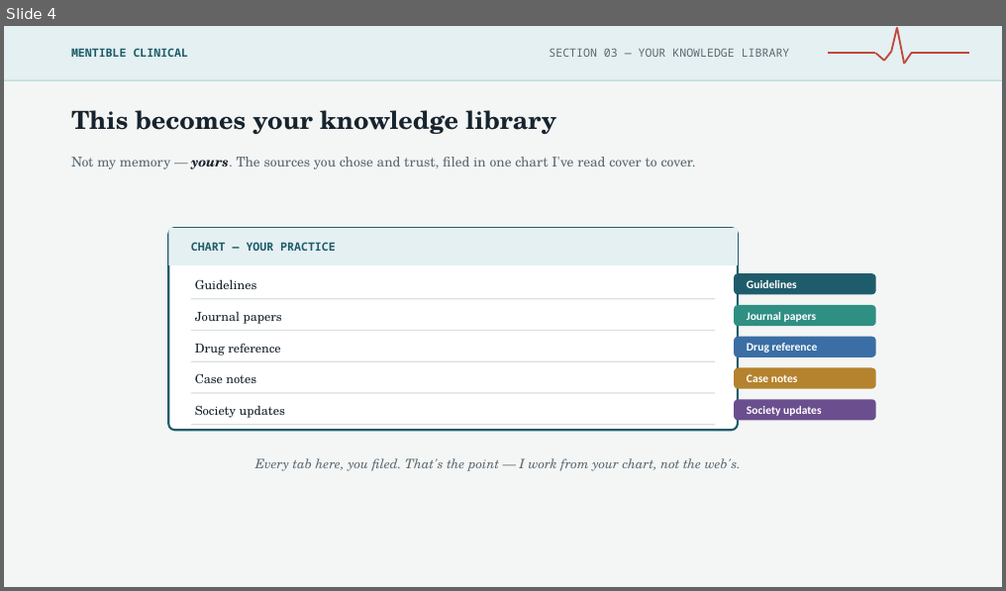
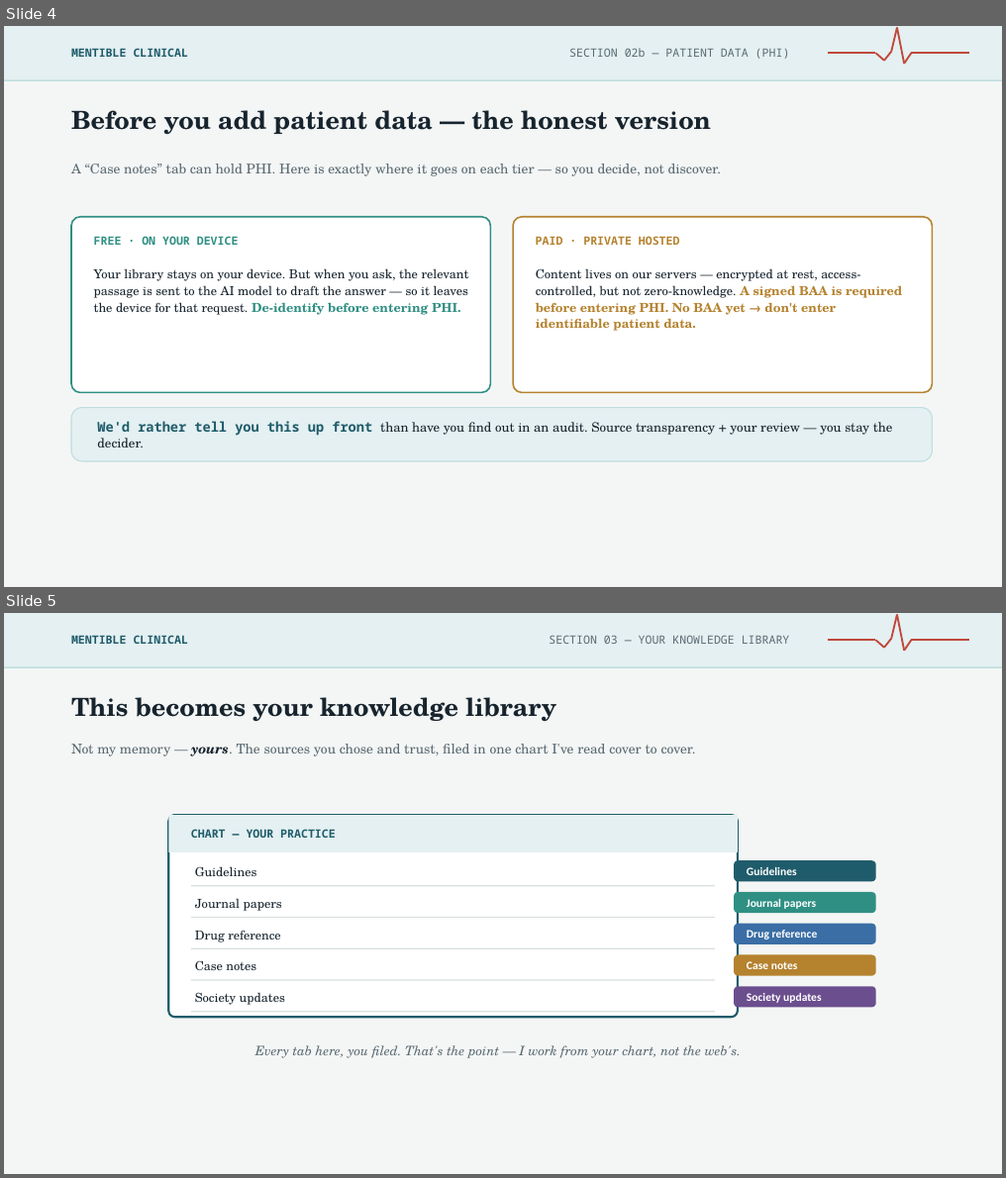
Before and after one commit to wegofwd2020-hub/Mentible, a slide deck: docs/adr-033-decks/mentible-for-physicians.pptx. Shown one above the other, each under a label of ours: slide 4 before the commit, slides 4 and 5 after it. The pictures are 1006x591 and 1006x1178 pixels, drawn with LibreOffice and Linux fonts; fonts in the diff are those of the drawing. Boxes give left, top, right and bottom in pixels: in the first picture for what was removed or moved away, otherwise in the second. Text is boxed around its words. In the diff, an @@ line names an element or a change of style, - is before the commit and + after.

```diff
--- a/docs/adr-033-decks/mentible-for-physicians.pptx
+++ b/docs/adr-033-decks/mentible-for-physicians.pptx
@@ slide 4 added at [4, 26, 1002, 587], background #FFFFFF @@
@@ rectangle added at [4, 26, 1002, 587], fill #F4F6F5 @@
@@ rectangle added at [4, 26, 1002, 79], fill #E4F0F1 @@
@@ text added at [71, 48, 189, 57], 11 pt, text #1F5C6B, bold @@
+MENTIBLE CLINICAL
@@ text added at [569, 48, 790, 59], 11 pt, text #5A6A72 @@
+SECTION 02b — PATIENT DATA (PHI)
@@ line added from (828, 53) to (876, 53), #C0483C 1.75 pt @@
@@ line added from (876, 53) to (884, 61), #C0483C 1.75 pt @@
@@ line added from (884, 61) to (892, 52), #C0483C 1.75 pt @@
@@ line added from (892, 52) to (897, 28), #C0483C 1.75 pt @@
@@ line added from (897, 28) to (905, 64), #C0483C 1.75 pt @@
@@ line added from (905, 64) to (912, 53), #C0483C 1.75 pt @@
@@ line added from (912, 53) to (969, 53), #C0483C 1.75 pt @@
@@ rectangle added at [4, 79, 1002, 81], fill #BEDDDF @@
@@ text added at [71, 110, 711, 134], 24 pt, text #17242E, bold @@
+Before you add patient data — the honest version
@@ text added at [71, 164, 722, 176], 13 pt, text #5A6A72 @@
+A “Case notes” tab can hold PHI. Here is exactly where it goes on each tier — so you decide, not discover.
@@ rounded rectangle added at [71, 217, 491, 393], fill #FFFFFF, outline #2F8F83 1.5 pt @@
@@ rounded rectangle added at [513, 217, 933, 393], fill #FFFFFF, outline #B5822E 1.5 pt @@
@@ text added at [94, 236, 239, 245], 11 pt, text #2F8F83, bold @@
+FREE · ON YOUR DEVICE
@@ text added at [536, 236, 680, 245], 11 pt, text #B5822E, bold @@
+PAID · PRIVATE HOSTED
@@ text added at [94, 269, 469, 315], 12 pt, text #17242E @@
+Your library stays on your device. But when you ask, the relevant passage is sent to the AI model to draft the answer — so it leaves the device for that request. De-identify before entering PHI.
@@ text added at [536, 269, 902, 331], 12 pt, text #B5822E, bold @@
+Content lives on our servers — encrypted at rest, access-controlled, but not zero-knowledge. A signed BAA is required before entering PHI. No BAA yet → don't enter identifiable patient data.
@@ rounded rectangle added at [71, 408, 933, 462], fill #E4F0F1, outline #BEDDDF 1 pt @@
@@ text added at [97, 421, 893, 448], 12.5 pt, text #17242E @@
+We'd rather tell you this up front than have you find out in an audit. Source transparency + your review — you stay the decider.
@@ what was slide 4 is now slide 5 @@
```
Also in this commit, not shown: 4 slides changed, 4 other files.
